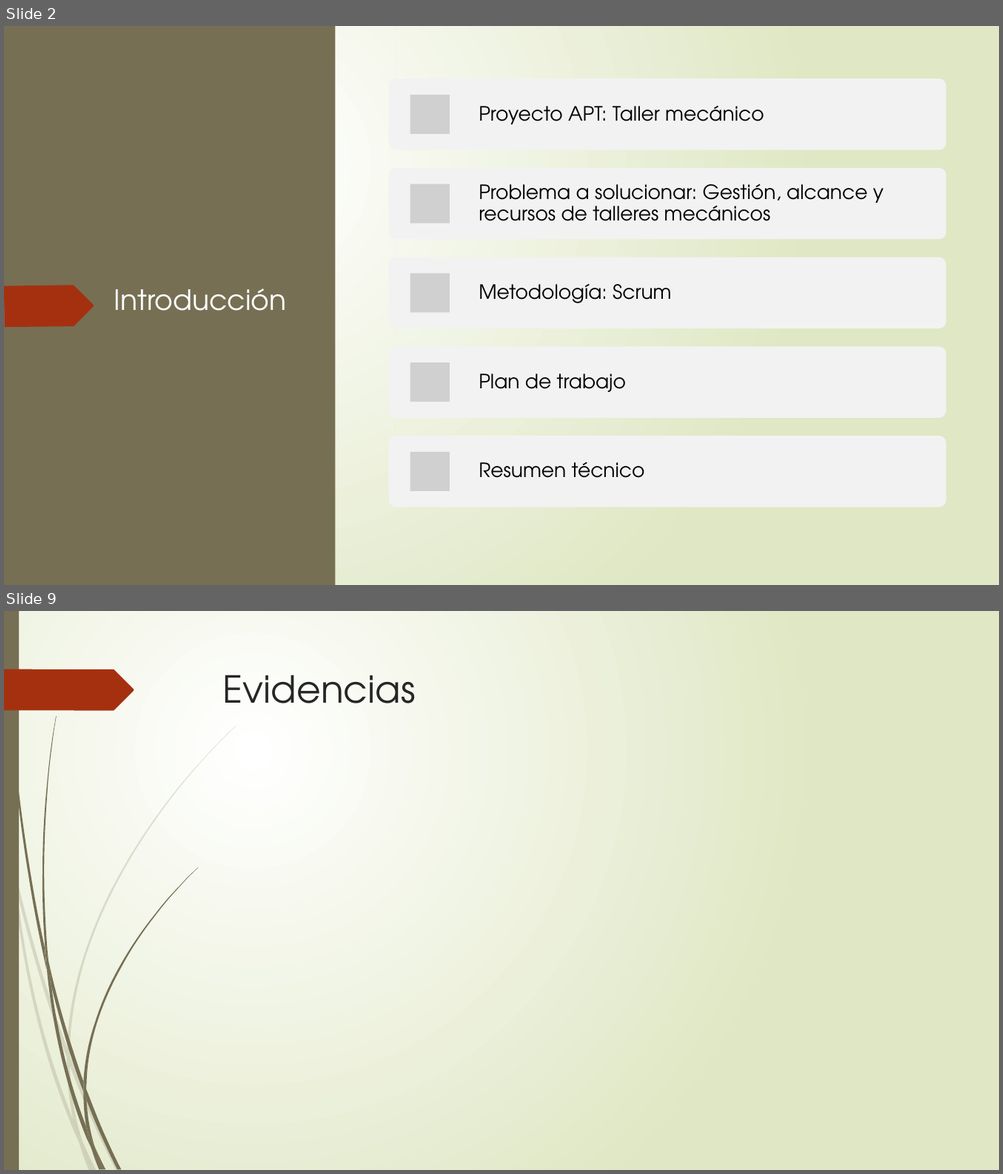
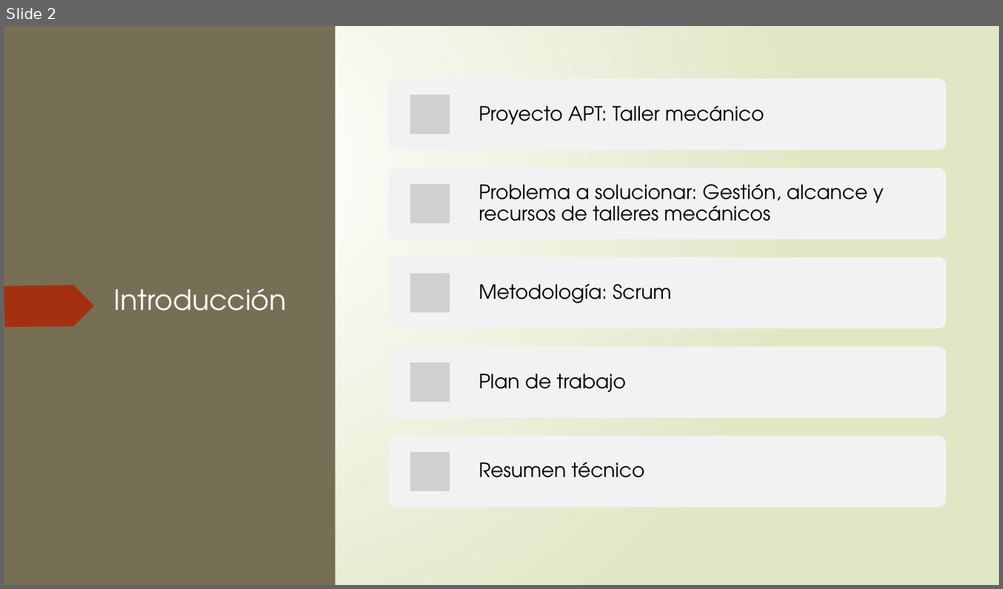
Before and after one commit to Sythrex/Capstone_grupo_4, a slide deck: Fase 1/Evidencias Grupales/PresentacionProyecto.pptx. Shown one above the other, each under a label of ours: slides 2 and 9 before the commit, slide 2 after it; the slides between them are not shown. The pictures are 1003x1174 and 1003x589 pixels, drawn with LibreOffice and Linux fonts; fonts in the diff are those of the drawing; grey boxes stand for pictures. Boxes give left, top, right and bottom in pixels: in the first picture for what was removed or moved away, otherwise in the second. Text is boxed around its words. In the diff, an @@ line names an element or a change of style, - is before the commit and + after.

```diff
--- a/Fase 1/Evidencias Grupales/PresentacionProyecto.pptx
+++ b/Fase 1/Evidencias Grupales/PresentacionProyecto.pptx
@@ slide 9 removed at <box>4,611,999,1170</box>, background gradient #FFFFFF to #DFE8C4; not listed: 12 template elements that a slide beside it also shows @@
@@ title removed at <box>223,675,415,703</box> @@
-Evidencias
@@ group removed at <box>12,725,237,1144</box>: 5 freeform shapes @@
@@ group removed at <box>42,716,198,1150</box>: 7 freeform shapes @@
```
Also in this commit, not shown: 6 slides changed, 2 slides added, 1 other slide removed, 4 other files.
